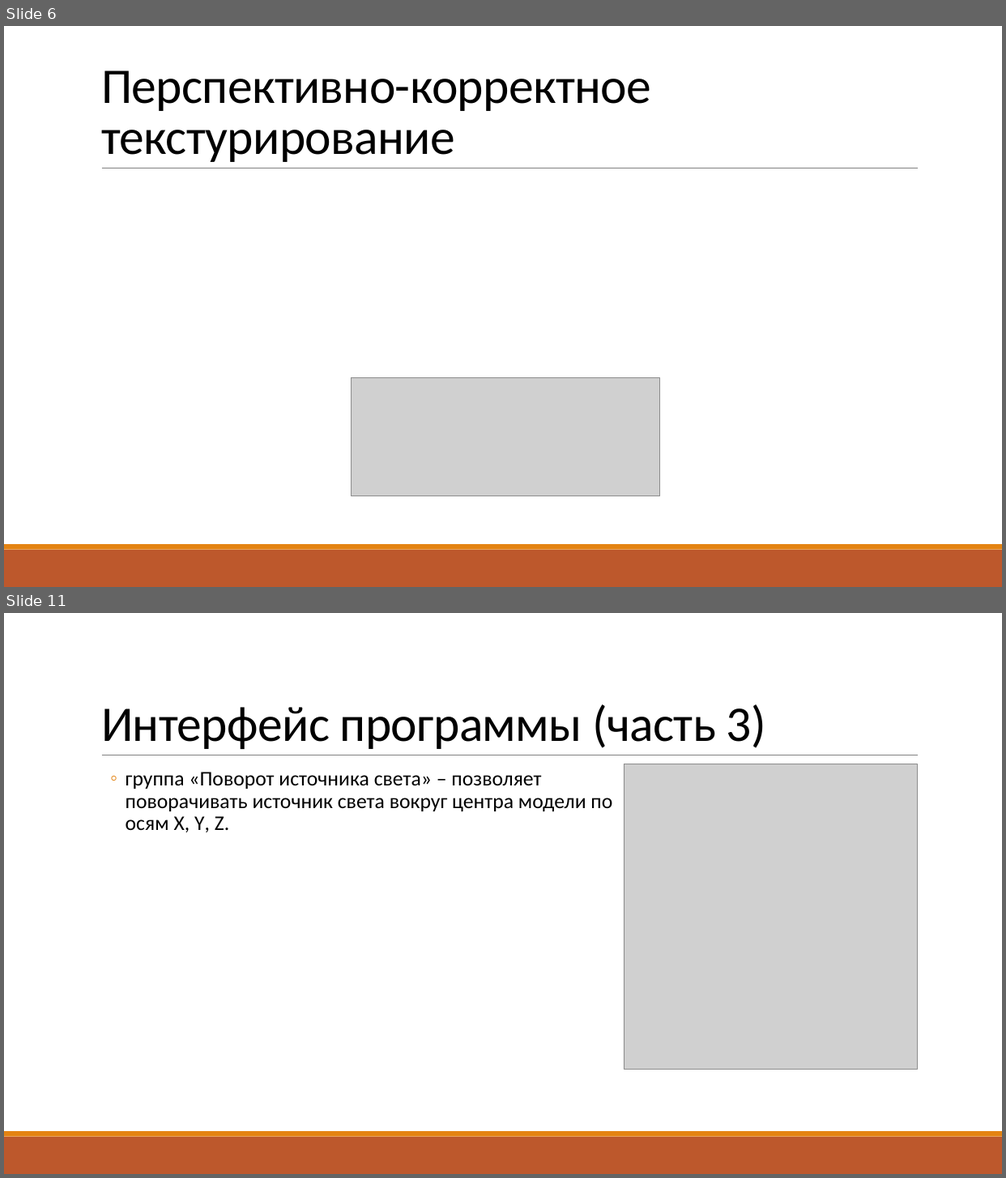
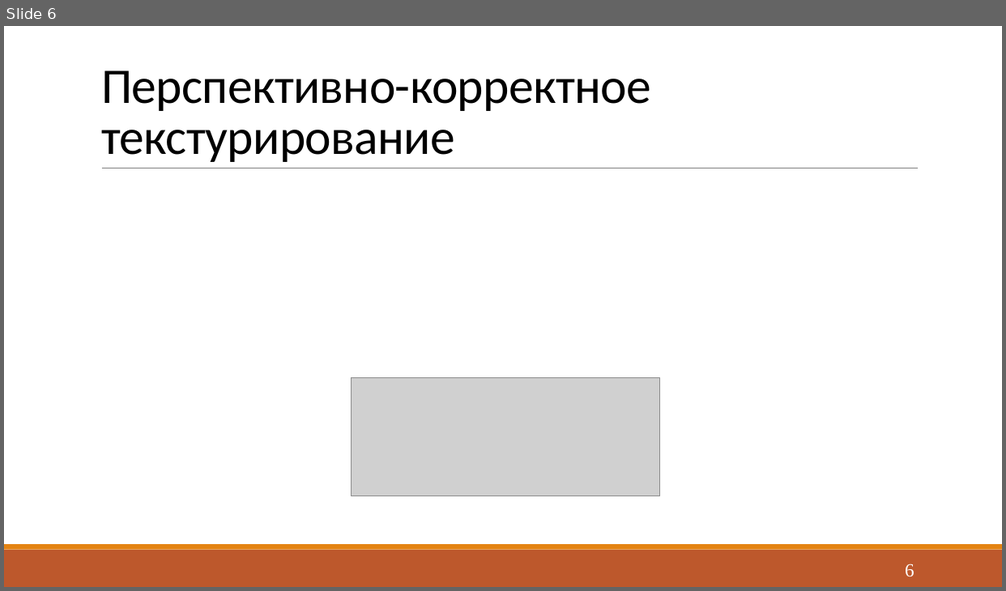
Before and after one commit to Yokud/CGCourseWork, a slide deck: docs/rpz/Presentation.pptx. Shown one above the other, each under a label of ours: slides 6 and 11 before the commit, slide 6 after it; the slides between them are not shown. The pictures are 1006x1178 and 1006x591 pixels, drawn with LibreOffice and Linux fonts; fonts in the diff are those of the drawing; grey boxes stand for pictures. Boxes give left, top, right and bottom in pixels: in the first picture for what was removed or moved away, otherwise in the second. Text is boxed around its words. In the diff, an @@ line names an element or a change of style, - is before the commit and + after.

```diff
--- a/docs/rpz/Presentation.pptx
+++ b/docs/rpz/Presentation.pptx
@@ slide 11 removed at (x1=4, y1=613, x2=1002, y2=1174), background #FFFFFF; not listed: 3 template elements that a slide beside it also shows @@
@@ title removed at (x1=101, y1=705, x2=766, y2=749) @@
-Интерфейс программы (часть 3)
@@ text removed at (x1=126, y1=772, x2=612, y2=833) @@
-  ◦ группа «Поворот источника света» – позволяет поворачивать источник света вокруг центра модели по осям X, Y, Z.
@@ picture removed at (x1=624, y1=764, x2=918, y2=1070) @@
@@ slide 6 changed as well @@
@@ page number added at (x1=905, y1=564, x2=914, y2=577), 18 pt, text #FFFFFF @@
+6
```
Also in this commit, not shown: 8 other slides changed, 6 slides added, 5 other slides removed, 4 other files.
